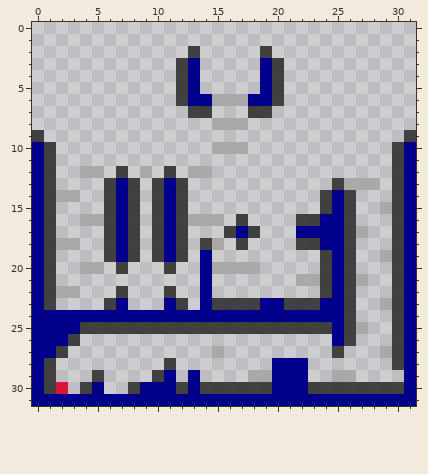
One commit to this pixel-art sprite: AridArnold/Content/Levels/level1-4.png. Above is the file before it was changed.
The file is 32x32 pixels. Pixels under 10% opacity are left out. Colours within 5 levels of each other are drawn and written as one.
Once edited:
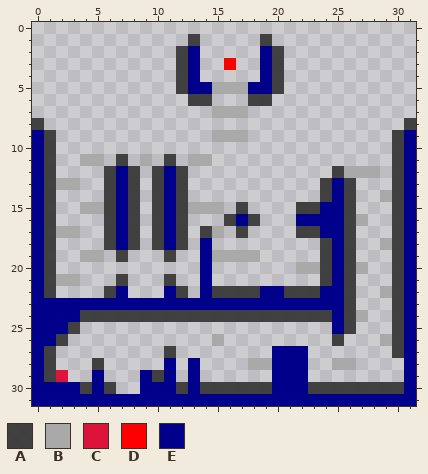
Palette (. is transparent): A #404040fe  B #a9a9a9  C #dc143c  D #ff0000  E #00008b
Edits made:
Changed rows in their new state; - is an unchanged pixel.
first column x 0:
 1 -------------A-----A------------
 2 ------------AE-----EA-----------
 3 ----------------D---------------
 5 --------------EBBBE-------------
 6 ------------.AA...AA.-----------
 7 -------------..BBB..------------
 8 A--------------...-------------A
 9 EA-------------BBB------------AE
10 ---------------...--------------
11 ----BB-A-B-A-BB-----------------
12 ----..AEA.AEA..----------ABBB---
13 --BB--------------------AEA..---
14 --..-------------------------B--
15 ----BB-------BBB-A----AAE----.--
16 ----..-------...AEA---EE---B----
17 --BB----------AB.A.---AA---.----
18 --..----------E.-.----..A----B--
19 ----BB.A.-.A.--BBBB----------.--
20 ----..-.---.---....---BB---B----
21 --BB---A---A----------..---.----
22 --..--AE---EA--AAAAEEAAAE----B--
23 -EEEEEE-EEE-EE-EEEE--EEE-----.--
24 ----AAAAAAAAAAAAAAAAAAAAA--B----
25 ---A.....................--.----
26 --A.-----------B---------A.--B--
27 -A.--------A---.----EEE--.---.--
28 -----A-----E-E----BB-----BB---.-
29 --C--E---E--------..-----..-----
30 -EEE--A-.-----------------------
Pixel boxes of the changes (left, top, right, bottom) in both pictures:
changed: (32, 34, 416, 394)
